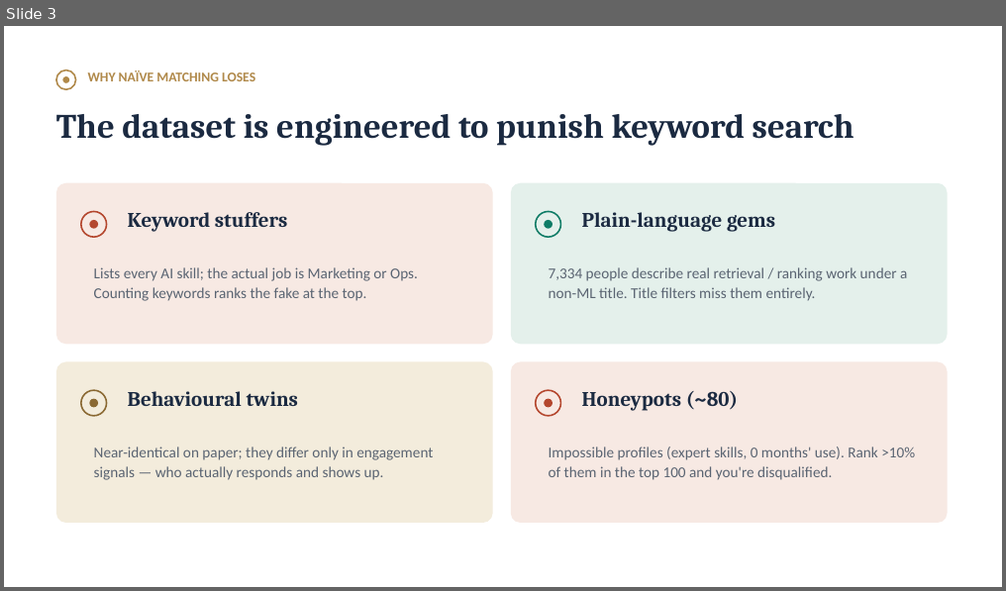
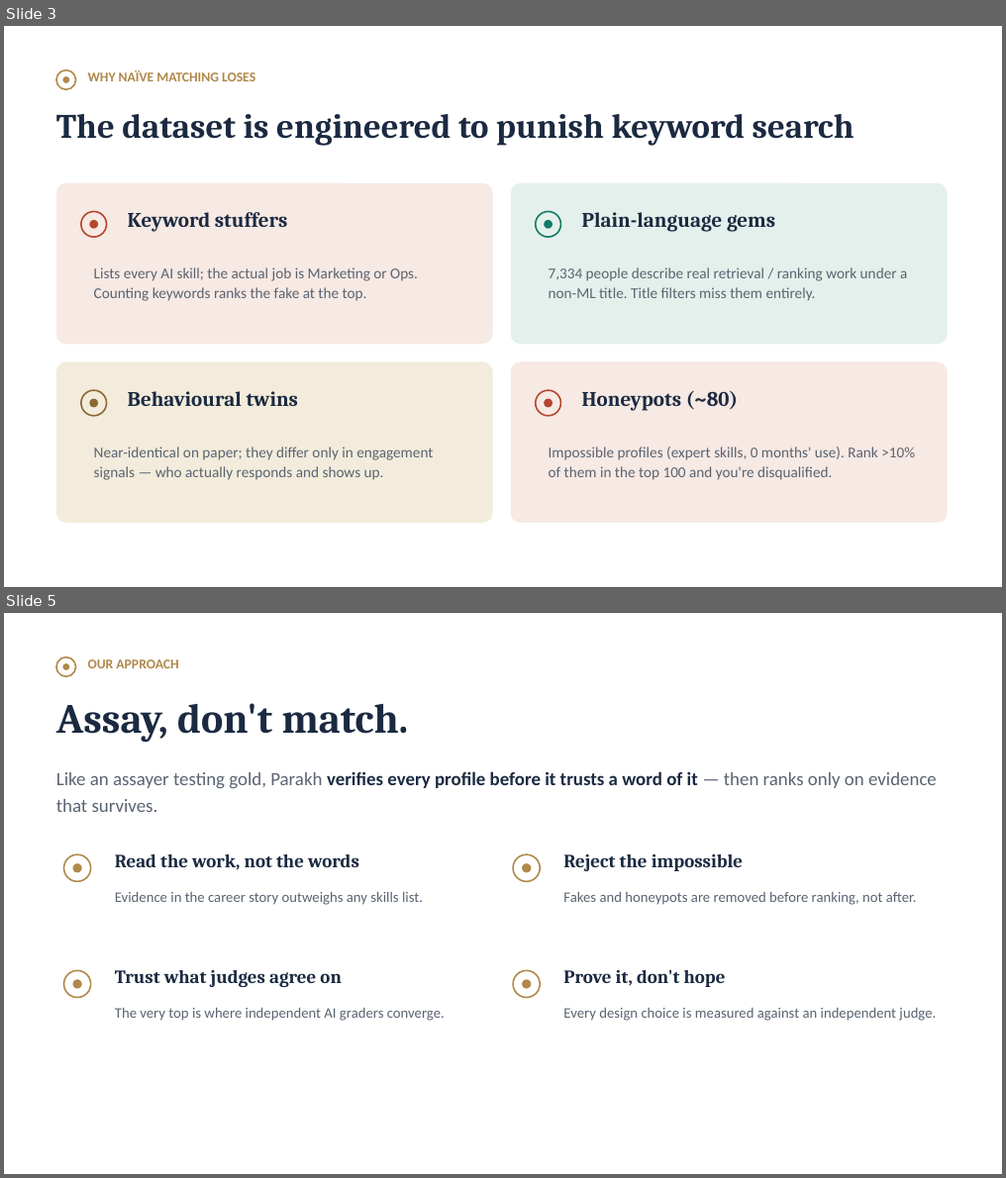
Before and after one commit to TheClazer/parakh, a slide deck: deck/parakh_deck.pptx. Shown one above the other, each under a label of ours: slide 3 before the commit, slides 3 and 5 after it; the slides between them are not shown. The pictures are 1006x591 and 1006x1178 pixels, drawn with LibreOffice and Linux fonts; fonts in the diff are those of the drawing. Boxes give left, top, right and bottom in pixels: in the first picture for what was removed or moved away, otherwise in the second. Text is boxed around its words. In the diff, an @@ line names an element or a change of style, - is before the commit and + after.

```diff
--- a/deck/parakh_deck.pptx
+++ b/deck/parakh_deck.pptx
@@ slide 5 added at (4, 613, 1002, 1174), background #FFFFFF @@
@@ ellipse added at (56, 658, 76, 676), outline #B0894A 1.5 pt @@
@@ ellipse added at (63, 663, 70, 670), fill #B0894A @@
@@ text added at (88, 660, 178, 668), 13 pt, text #B0894A, bold @@
+OUR APPROACH
@@ text added at (56, 703, 409, 743), 40 pt, text #1B2A41, bold @@
+Assay, don't match.
@@ text added at (56, 771, 937, 812), 18 pt, text #5A6472 @@
+Like an assayer testing gold, Parakh verifies every profile before it trusts a word of it — then ranks only on evidence that survives.
@@ ellipse added at (63, 855, 91, 881), outline #B0894A 1.5 pt @@
@@ ellipse added at (73, 863, 82, 872), fill #B0894A @@
@@ text added at (115, 855, 359, 870), 18 pt, text #1B2A41, bold @@
+Read the work, not the words
@@ ellipse added at (513, 855, 540, 881), outline #B0894A 1.5 pt @@
@@ ellipse added at (522, 863, 531, 872), fill #B0894A @@
@@ text added at (563, 855, 743, 871), 18 pt, text #1B2A41, bold @@
+Reject the impossible
@@ text added at (115, 892, 423, 905), 14 pt, text #5A6472 @@
+Evidence in the career story outweighs any skills list.
@@ text added at (563, 892, 917, 905), 14 pt, text #5A6472 @@
+Fakes and honeypots are removed before ranking, not after.
@@ ellipse added at (63, 970, 91, 998), outline #B0894A 1.5 pt @@
@@ ellipse added at (73, 980, 82, 989), fill #B0894A @@
@@ text added at (115, 970, 341, 987), 18 pt, text #1B2A41, bold @@
+Trust what judges agree on
@@ ellipse added at (513, 970, 540, 998), outline #B0894A 1.5 pt @@
@@ ellipse added at (522, 980, 531, 989), fill #B0894A @@
@@ text added at (563, 970, 726, 987), 18 pt, text #1B2A41, bold @@
+Prove it, don't hope
@@ text added at (115, 1008, 445, 1021), 14 pt, text #5A6472 @@
+The very top is where independent AI graders converge.
@@ text added at (563, 1008, 936, 1021), 14 pt, text #5A6472 @@
+Every design choice is measured against an independent judge.
```
Also in this commit, not shown: 8 other slides changed, 6 other slides added, 2 slides removed, 4 other files.
